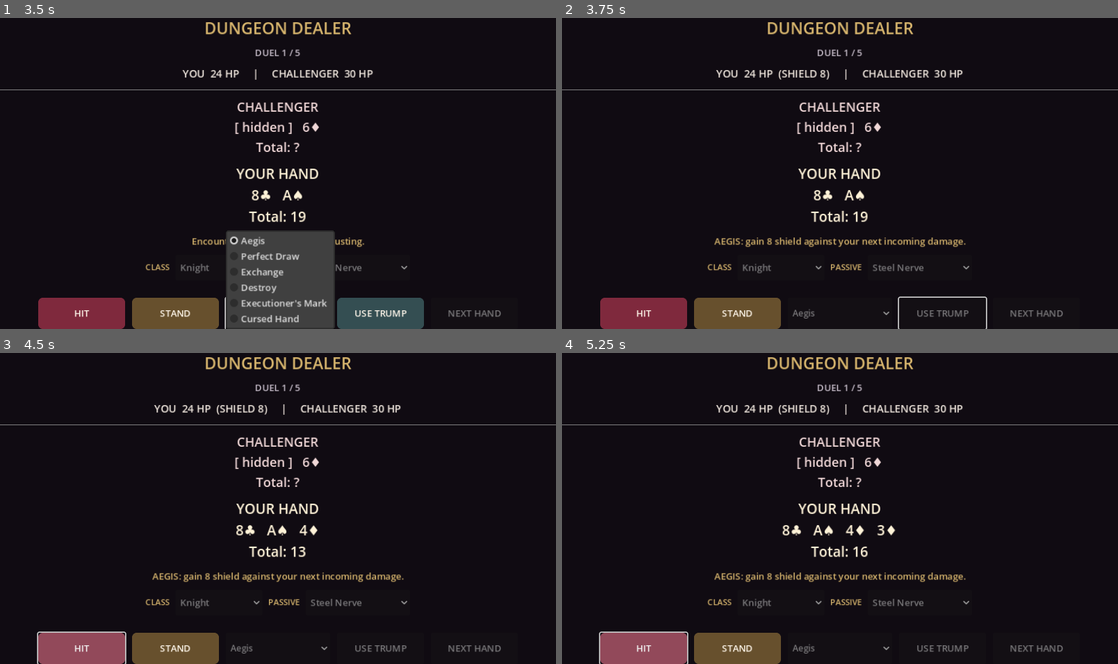
Above: before the commit, frames 1-4 (two rows, left to right).
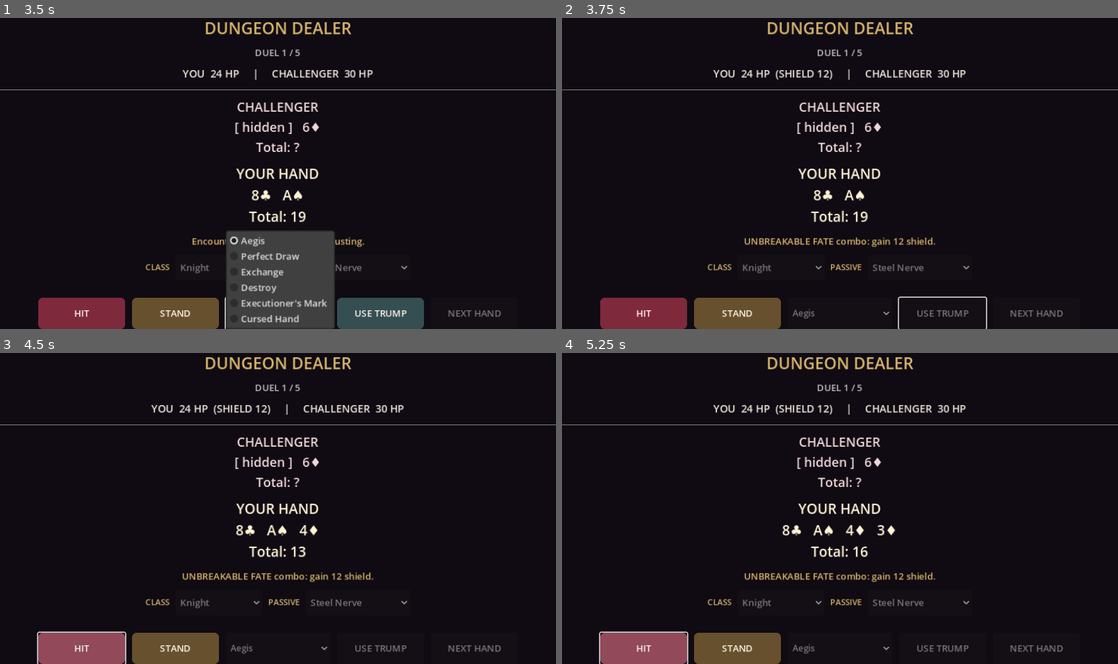
Above: after the commit, the same moments.

Repository: kage049754/manusgame
Game: Godot game, scene res://scenes/main.tscn
The game is run twice, just before and just after one commit, with the same random seed, the same clock (stepped at 60 frames per second) and the same inputs.
Inputs:
- Up to frame 1 (3.5 s): click "STAND" at 0.5 s; click "Steel Nerve" at 1.25 s; click "NEXT HAND" at 2 s; click "Aegis" at 2.75 s
- Up to frame 2 (3.75 s): click "USE TRUMP" at 3.5 s
- Up to frame 3 (4.5 s): click "HIT" at 4.25 s
- Up to frame 4 (5.25 s): click "HIT" at 5 s

Frame 1 is identical in both runs. In frame 2, 1.5% of the frame differs, in the area x 27-73%, y 16-74%; in frame 3, 1.5%; in frame 4, 1.5%.

Commit message:
Activate class and passive combo synergies

Diff:
--- a/scripts/main.gd
+++ b/scripts/main.gd
@@ -222,7 +222,7 @@
 	if not round_active or run_over:
 		return
 	round_active = false
-	var enemy_target := 19 if cursed_enemy else 17
+	var enemy_target := 20 if cursed_enemy and passive_select.get_item_text(passive_select.selected) == "Card Reader" else (19 if cursed_enemy else 17)
 	while _hand_total(enemy_hand) < enemy_target:
 		enemy_hand.append(_draw_card())
 	var player_total := _hand_total(player_hand)
@@ -243,6 +243,8 @@
 			second_wind_used = true
 		if executioner_mark:
 			damage += 6
+			if passive_select.get_item_text(passive_select.selected) == "Boss Hunter" and encounter == MAX_ENCOUNTERS:
+				damage += 4
 			executioner_mark = false
 		enemy_hp = maxi(0, enemy_hp - damage)
 		status_text = "You win the hand (%d to %d) and deal %d damage." % [player_total, enemy_total, damage]
@@ -270,8 +272,9 @@
 	var selected := trump_select.get_item_text(trump_select.selected)
 	match selected:
 		"Aegis":
-			shield += 8
-			status_text = "AEGIS: gain 8 shield against your next incoming damage."
+			var shield_gain := 12 if passive_select.get_item_text(passive_select.selected) == "Steel Nerve" else 8
+			shield += shield_gain
+			status_text = "UNBREAKABLE FATE combo: gain %d shield." % shield_gain if shield_gain == 12 else "AEGIS: gain 8 shield against your next incoming damage."
 		"Perfect Draw":
 			var candidates: Array[Dictionary] = []
 			var draw_count := 4 if class_select.get_item_text(class_select.selected) == "Dealer" else 3
@@ -321,7 +324,7 @@
 			status_text = "EXECUTIONER'S MARK: your next winning hand deals +6 damage."
 		"Cursed Hand":
 			cursed_enemy = true
-			status_text = "CURSED HAND: challenger must draw to 19 this hand."
+			status_text = "DEALER'S TRAP combo: challenger draws to 20." if passive_select.get_item_text(passive_select.selected) == "Card Reader" else "CURSED HAND: challenger must draw to 19 this hand."
 	trump_ready = false
 	_refresh()
 
